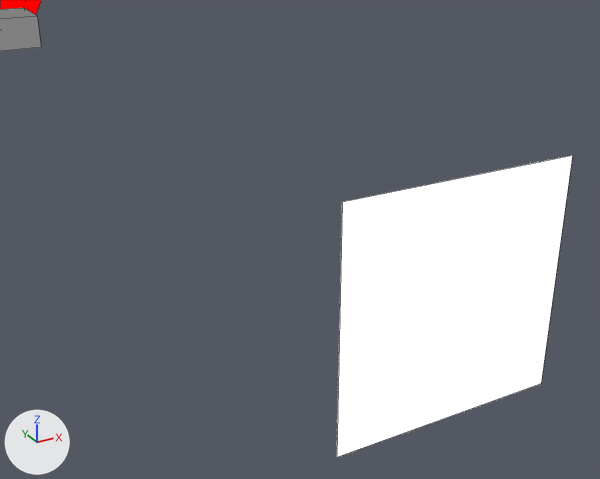
The Blender file assets-source/blender/motion/plesiosaurus-idle.blend, before and after one commit.
One viewpoint serves both versions: a 50 mm camera at (82.25, -33.78, 18.11) aimed at (84.54, -29.62, 16.03). The axes (+X, +Y, +Z) are drawn at lower left. The lights are the same throughout. The older version comes first. Mesh edges are drawn as thin lines.

Objects in the first picture: 'DinoTycoon_Motion_plesiosaurus_idle_eye', 'DinoTycoon_Motion_plesiosaurus_idle_mouth' and 1 more.
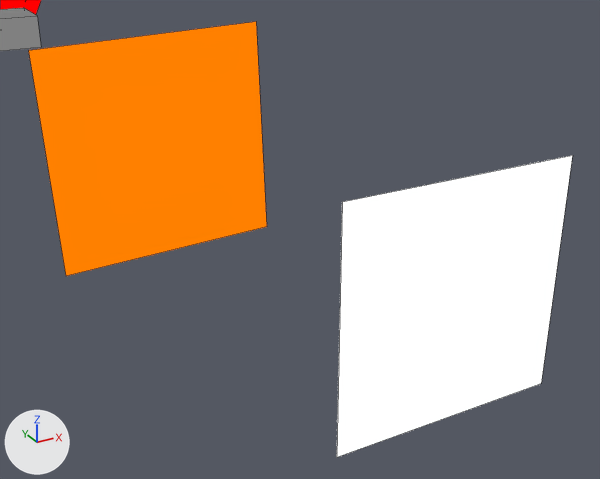
The newer file adds a shape key; the second version is drawn at full value of the shape key 'idle_06' of 'DinoTycoon_Motion_plesiosaurus_idle_eye_white', and the change is written as the vertex moves it makes.

Edits to the bpy script that builds the scene:
```text
Add mat_dinotycoon_role_y:
    mat_dinotycoon_role_y = emission_material('DinoTycoon_Role_Y')
    mat_dinotycoon_role_y.base_color = (1.0, 0.216, 0.0)  # orange #ff8000
Add me_dinotycoon_motion_plesiosaurus_idle_sample_eye_white:
    me_dinotycoon_motion_plesiosaurus_idle_sample_eye_white.from_pydata([(83.165, -29.0, 17.225), (84.564, -29.0, 17.274), (84.613, -29.0, 15.875), (83.214, -29.0, 15.826), (83.165, -29.0, 17.225), (84.564, -29.0, 17.274), (84.613, -29.0, 15.875), (83.214, -29.0, 15.826)], [], [(3, 2, 1, 0), (4, 5, 6, 7), (0, 1, 5, 4), (1, 2, 6, 5), (2, 3, 7, 6), (3, 0, 4, 7)])
    me_dinotycoon_motion_plesiosaurus_idle_sample_eye_white.materials.append(mat_dinotycoon_role_y)  # orange #ff8000
Add ob_dinotycoon_motion_plesiosaurus_idle_eye_white:
    ob_dinotycoon_motion_plesiosaurus_idle_eye_white = bpy.data.objects.new('DinoTycoon_Motion_plesiosaurus_idle_eye_white', me_dinotycoon_motion_plesiosaurus_idle_sample_eye_white)
    ob_dinotycoon_motion_plesiosaurus_idle_eye_white.location = (0.0, 0.0, 0.0)
```

Where the change shows, as pixel boxes (x1, y1, x2, y2) in the pictures (600 x 479 px):
'DinoTycoon_Motion_plesiosaurus_idle_eye_white', added (orange)
    after: (28, 22, 267, 276)
